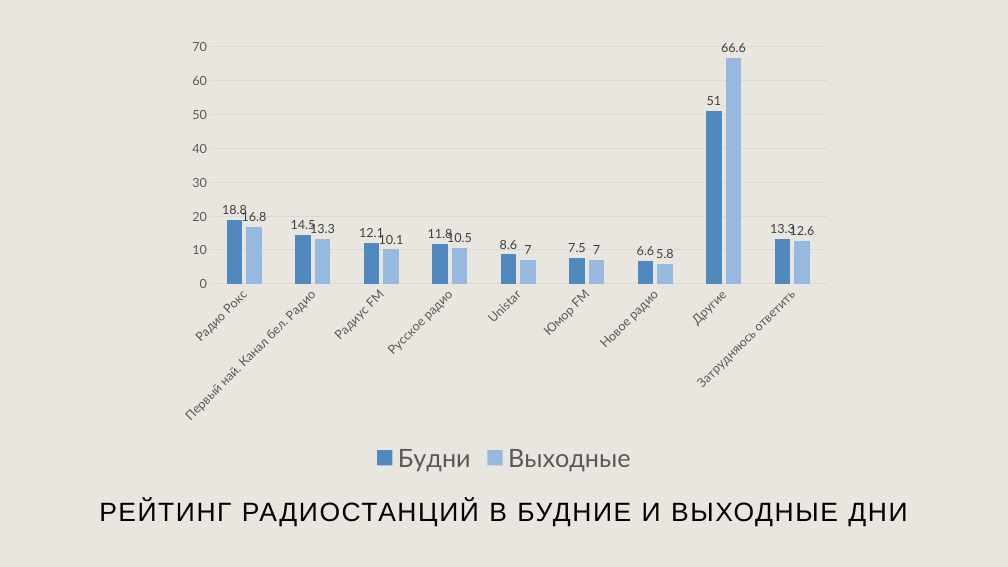
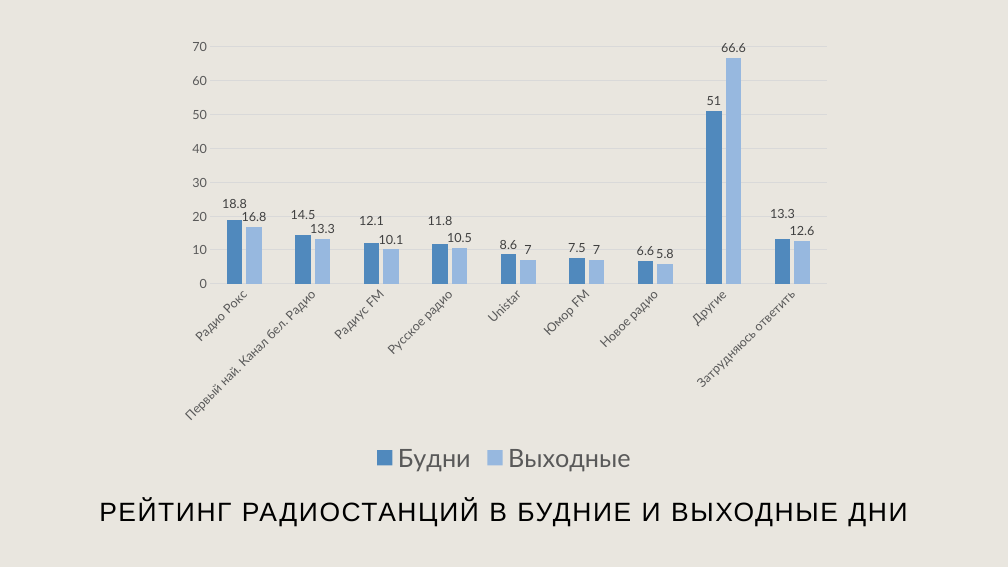
Before and after one commit to Artyomkin141z/7-semestr, a slide deck: slide 9 of Социология/ОСНОВНЫЕ БЕЛОРУССКИЕ ОРГАНИЗАЦИИ ПО ИЗУЧЕНИЮ ОБЩЕСТВЕННОГО МНЕНИЯ И.pptx (slide 8 before the commit). Drawn at 1008x567 pixels with LibreOffice and Linux fonts; fonts in the diff are those of the drawing. Boxes give left, top, right and bottom in pixels: in the first picture for what was removed or moved away, otherwise in the second. Text is boxed around its words. In the diff, an @@ line names an element or a change of style, - is before the commit and + after.

```diff
--- a/Социология/ОСНОВНЫЕ БЕЛОРУССКИЕ ОРГАНИЗАЦИИ ПО ИЗУЧЕНИЮ ОБЩЕСТВЕННОГО МНЕНИЯ И.pptx
+++ b/Социология/ОСНОВНЫЕ БЕЛОРУССКИЕ ОРГАНИЗАЦИИ ПО ИЗУЧЕНИЮ ОБЩЕСТВЕННОГО МНЕНИЯ И.pptx
@@ column chart at [168, 30, 840, 479] @@
@@ data labels of Будни changed @@
```
Also in this commit, not shown: 2 slides added, 13 slides removed, 2 other files.
